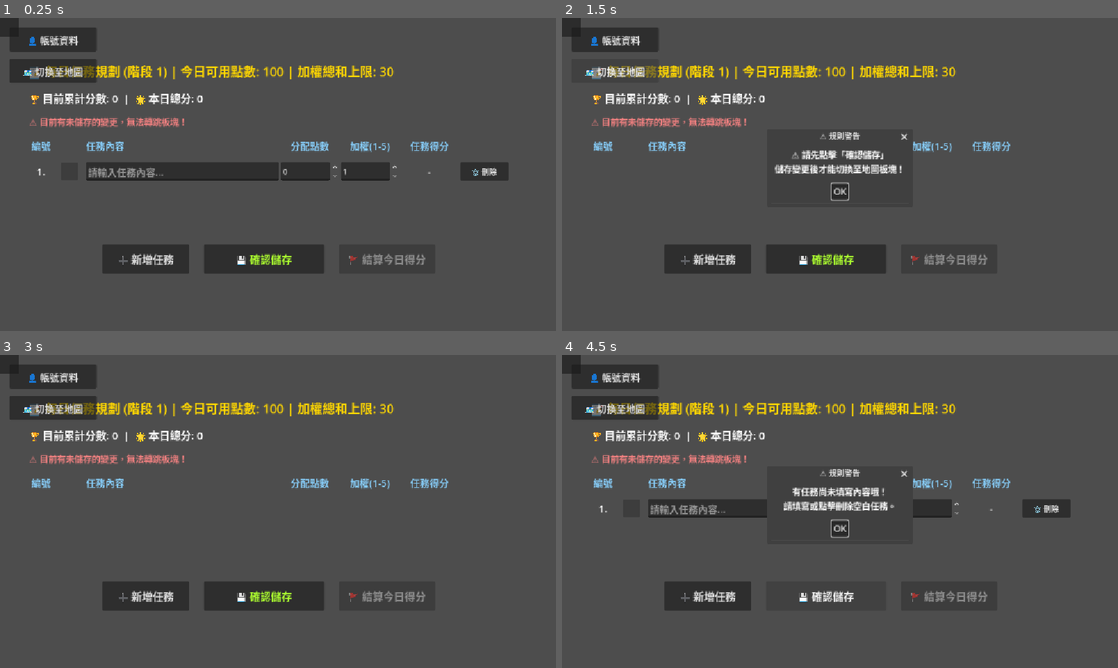
Above: before the commit, frames 1-4 (two rows, left to right).
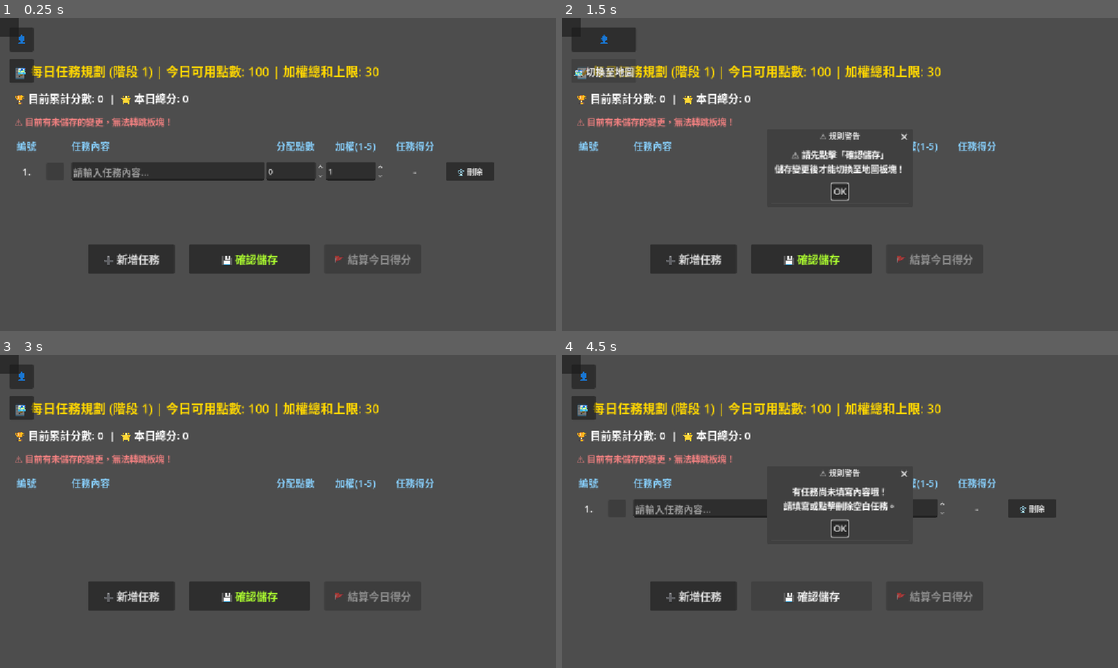
Above: after the commit, the same moments.

Repository: mirloss695/todo-monopoly
Game: Godot game, scene res://main.tscn
The game is run twice, just before and just after one commit, with the same random seed, the same clock (stepped at 60 frames per second) and the same inputs.
Inputs:
- Up to frame 1 (0.25 s): no input
- Up to frame 2 (1.5 s): click "🗑️ 刪除" at 0.5 s; click "🗺️ 切換至地圖" (after the commit: "🗺️") at 1.25 s
- Up to frame 3 (3 s): click "🗺️ 切換至地圖" at 2 s; click "OK" at 2.75 s
- Up to frame 4 (4.5 s): click "➕ 新增任務" at 3.5 s; click "💾 確認儲存" at 4.25 s

The runs differ from the first frame. In frame 1, 8.5% of the frame differs, in the area x 2-92%, y 3-82%; in frame 2, 6.2%; in frame 3, 7.3%; in frame 4, 7.5%.

Commit message:
版面調整
修改：
1、左上第二個按鈕（切換）在任務板塊會遮到字，調整版面配置。可讓帳號資料和切換板塊兩個按鈕在滑鼠懸停前只顯示 emoji，hover 時才顯示出全稱，並把任務板塊整體往左移一些。
2、點擊擲骰子的提示放在中間一點的位置。
3、目前如果先結算、自動轉跳至地圖、跳出擲骰提示後，如果未擲骰或擲骰後未按結束今天就跳回任務板塊，兩個按鈕在任務板塊也會在任務板塊顯示出來。
4、將任務板塊最下面三個按鈕位置往底部調一點。

Diff:
--- a/main.gd
+++ b/main.gd
@@ -8,35 +8,53 @@
 @onready var map_board = $MapBoard
 @onready var profile_board = $UserProfile
 
-var top_bar: VBoxContainer # 【修改】改為垂直容器
+var top_bar: VBoxContainer
 var profile_btn: Button
 var switch_btn: Button
 var next_day_btn: Button
 
+# --- 狀態追蹤 ---
+var is_board_finished = false
+var is_on_map = false
+var is_switch_hovered = false
+
 func _ready():
 	self.set_anchors_preset(Control.PRESET_FULL_RECT)
 
-	# --- 頂部常駐按鈕列 (改為上下排列) ---
 	top_bar = VBoxContainer.new()
 	top_bar.position = Vector2(20, 20)
-	top_bar.add_theme_constant_override("separation", 15) # 設定上下間距
+	top_bar.add_theme_constant_override("separation", 15)
 	top_bar.z_index = 90
 	add_child(top_bar)
 
+	# --- 帳號資料按鈕 (動態 Hover) ---
 	profile_btn = Button.new()
-	profile_btn.text = "👤 帳號資料"
-	profile_btn.custom_minimum_size = Vector2(160, 50)
+	profile_btn.text = "👤"
+	profile_btn.custom_minimum_size = Vector2(50, 50)
 	profile_btn.add_theme_font_size_override("font_size", 20)
 	profile_btn.mouse_default_cursor_shape = Control.CURSOR_POINTING_HAND
 	profile_btn.pressed.connect(_on_profile_pressed)
+	# 滑鼠移入展開，移出縮回
+	profile_btn.mouse_entered.connect(func(): profile_btn.text = "👤 帳號資料")
+	profile_btn.mouse_exited.connect(func(): profile_btn.text = "👤")
 	top_bar.add_child(profile_btn)
 
+	# --- 切換板塊按鈕 (動態 Hover) ---
 	switch_btn = Button.new()
-	switch_btn.text = "🗺️ 切換至地圖"
-	switch_btn.custom_minimum_size = Vector2(180, 50)
+	switch_btn.text = "🗺️"
+	switch_btn.custom_minimum_size = Vector2(50, 50)
 	switch_btn.add_theme_font_size_override("font_size", 20)
 	switch_btn.mouse_default_cursor_shape = Control.CURSOR_POINTING_HAND
 	switch_btn.pressed.connect(_on_switch_pressed)
+	# 滑鼠移入展開，移出縮回 (需判斷目前在哪個板塊)
+	switch_btn.mouse_entered.connect(func():
+		is_switch_hovered = true
+		update_switch_btn_text()
+	)
+	switch_btn.mouse_exited.connect(func():
+		is_switch_hovered = false
+		update_switch_btn_text()
+	)
 	top_bar.add_child(switch_btn)
 
 	# --- 右下角「下一天」按鈕 ---
@@ -59,6 +77,13 @@
 	map_board.hide()
 	profile_board.hide()
 	todo_board.show()
+
+# --- 輔助函數：根據狀態更新切換按鈕文字 ---
+func update_switch_btn_text():
+	if is_switch_hovered:
+		switch_btn.text = "📝 切換回任務" if is_on_map else "🗺️ 切換至地圖"
+	else:
+		switch_btn.text = "📝" if is_on_map else "🗺️"
 
 func _on_window_resized():
 	var screen_size = get_viewport_rect().size
@@ -85,26 +110,33 @@
 	profile_board.show()
 
 func _on_switch_pressed():
-	if todo_board.visible:
+	if not is_on_map: # 準備切換至【地圖】
 		if todo_board.is_editing:
 			todo_board.warning_dialog.dialog_text = "⚠️ 請先點擊「確認儲存」\n儲存變更後才能切換至地圖板塊！"
 			todo_board.warning_dialog.popup_centered()
 			return
+		is_on_map = true
 		todo_board.hide()
 		map_board.show()
-		switch_btn.text = "📝 切換回任務"
-	else:
+		if is_board_finished:
+			next_day_btn.show() # 如果已經結算了，切過來就要顯示結束按鈕
+	else: # 準備切換回【任務】
+		is_on_map = false
 		map_board.hide()
+		next_day_btn.hide() # 【修復 Bug】切回任務時必須強制隱藏結束按鈕
 		todo_board.show()
-		switch_btn.text = "🗺️ 切換至地圖"
+
+	update_switch_btn_text()
 
 func _on_todo_finished():
 	global_score = todo_board.total_accumulated_score
+	is_board_finished = true # 標記今天已結算
 	sync_all_data()
 
+	is_on_map = true
 	todo_board.hide()
 	map_board.show()
-	switch_btn.text = "📝 切換回任務"
+	update_switch_btn_text()
 
 	map_board.activate_dice()
 	next_day_btn.show()
@@ -112,11 +144,13 @@
 func _on_next_day_pressed():
 	global_score = map_board.total_score
 	global_day += 1
+	is_board_finished = false
+	is_on_map = false
 	sync_all_data()
 
 	map_board.hide()
 	next_day_btn.hide()
-	switch_btn.text = "🗺️ 切換至地圖"
+	update_switch_btn_text()
 
 	if todo_board.has_method("reset_for_new_day"):
 		todo_board.reset_for_new_day()
--- a/map_board.gd
+++ b/map_board.gd
@@ -49,6 +49,8 @@
 	add_child(map_root)
 
 	get_viewport().size_changed.connect(_on_window_resized)
+	# 【修復 Bug】讓 CanvasLayer UI 跟隨 MapBoard 一起顯示/隱藏
+	self.visibility_changed.connect(_on_visibility_changed)
 
 	setup_ui()
 	generate_chance_tiles()
@@ -56,6 +58,10 @@
 	create_player()
 
 	_on_window_resized()
+
+func _on_visibility_changed():
+	if ui_layer:
+		ui_layer.visible = self.visible
 
 func _on_window_resized():
 	var screen_size = get_viewport_rect().size
@@ -66,7 +72,8 @@
 	if event_panel:
 		event_panel.position = (screen_size - event_panel.size) / 2.0
 	if roll_dice_btn:
-		roll_dice_btn.position = Vector2((screen_size.x - 250) / 2.0, screen_size.y - 120)
+		# 【修改】將擲骰子按鈕往畫面中間靠攏 (0.55 代表畫面垂直 55% 的位置)
+		roll_dice_btn.position = Vector2((screen_size.x - 250) / 2.0, screen_size.y * 0.55)
 
 func setup_ui():
 	ui_layer = CanvasLayer.new()
@@ -273,7 +280,6 @@
 		3: total_score += m; is_event_active = false
 		4: total_score -= m; is_event_active = false
 
-# 【修改】嚴格限制：只有在視窗彈出並等待玩家按鈕時，空白鍵才會生效
 func _input(event):
 	if event is InputEventKey and event.keycode == KEY_SPACE and event.pressed and not event.echo:
 		if is_waiting_confirm:
--- a/todol_list.gd
+++ b/todol_list.gd
@@ -33,13 +33,14 @@
 	bg.set_anchors_preset(Control.PRESET_FULL_RECT)
 	add_child(bg)
 
-	# 【修改】完全交給錨點系統排版，不強加螢幕大小，按鈕就不會被切掉
 	margin = MarginContainer.new()
 	margin.set_anchors_preset(Control.PRESET_FULL_RECT)
 	margin.add_theme_constant_override("margin_top", 90)
-	margin.add_theme_constant_override("margin_left", 60)
-	margin.add_theme_constant_override("margin_right", 60)
-	margin.add_theme_constant_override("margin_bottom", 40)
+	# 【修改】整體往左移：左邊距調小，右邊距調大
+	margin.add_theme_constant_override("margin_left", 30)
+	margin.add_theme_constant_override("margin_right", 90)
+	# 【修改】整體按鈕往下壓：底部邊距調小到 15
+	margin.add_theme_constant_override("margin_bottom", 15)
 	add_child(margin)
 
 	var main_vbox = VBoxContainer.new()
@@ -64,7 +65,6 @@
 	main_vbox.add_child(board_status_label)
 
 	var title_hbox = HBoxContainer.new()
-	# 【修改】加入編號欄位，並微調排版寬度
 	var titles = ["編號", "", "任務內容", "分配點數", "加權(1-5)", "任務得分", ""]
 	var widths = [50, 60, 400, 120, 120, 120, 100]
 	for i in range(titles.size()):
@@ -82,7 +82,7 @@
 
 	var scroll = ScrollContainer.new()
 	scroll.size_flags_vertical = SIZE_EXPAND_FILL
-	scroll.custom_minimum_size = Vector2(0, 150) # 【修改】縮小最小高度避免擠壓按鈕
+	scroll.custom_minimum_size = Vector2(0, 150)
 	tasks_container = VBoxContainer.new()
 	tasks_container.size_flags_horizontal = SIZE_EXPAND_FILL
 	scroll.add_child(tasks_container)
@@ -127,7 +127,6 @@
 	ok_btn.add_theme_font_size_override("font_size", 18)
 	ok_btn.custom_minimum_size = Vector2(100, 40)
 
-# --- 動態更新任務編號 ---
 func update_task_numbers():
 	for i in range(task_rows.size()):
 		task_rows[i]["num_lbl"].text = str(i + 1) + "."
@@ -138,7 +137,6 @@
 	var row = HBoxContainer.new()
 	var row_data = {}
 
-	# 【新增】任務編號標籤
 	var num_lbl = Label.new()
 	num_lbl.custom_minimum_size = Vector2(50, 0)
 	num_lbl.horizontal_alignment = HORIZONTAL_ALIGNMENT_CENTER
@@ -197,7 +195,7 @@
 	row.add_child(del_btn)
 
 	row_data["row_node"] = row
-	row_data["num_lbl"] = num_lbl # 記錄編號標籤
+	row_data["num_lbl"] = num_lbl
 	row_data["checkbox"] = checkbox
 	row_data["check_mark"] = check_mark
 	row_data["line_edit"] = line_edit
@@ -211,7 +209,7 @@
 
 	tasks_container.add_child(row)
 	task_rows.append(row_data)
-	update_task_numbers() # 每次新增後更新編號
+	update_task_numbers()
 
 func _on_delete_task(row_data: Dictionary):
 	if row_data["is_completed"]:
@@ -220,7 +218,7 @@
 		return
 	row_data["row_node"].queue_free()
 	task_rows.erase(row_data)
-	update_task_numbers() # 刪除後重新計算編號
+	update_task_numbers()
 
 func update_score_display():
 	score_label.text = "🏆 目前累計分數: %d  |  🌟 本日總分: %d" % [total_accumulated_score, today_total_score]
